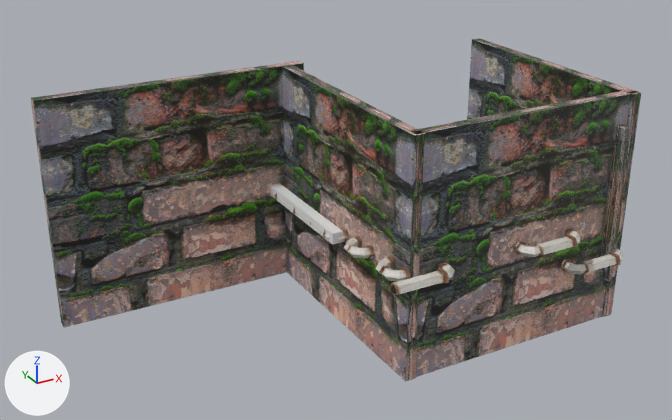
The Blender file Assets/Static Assets/Models/Levels and Props/Lvl1_Environment.blend as it was, and as the next commit left it.
Before and after are seen from a 50 mm camera at (-68.2, -135.5, 68.8) aimed at (1.3, -9.3, 5.7). Arrows for +X, +Y and +Z are at lower left; the lights stay in place.

Script lines for the objects in view, before the commit:
```python
me_cube_001 = bpy.data.meshes.new('Cube.001')
me_cube_001.from_pydata(...)  # a box spanning x -1.0..1.0, y -1.0..1.0, z -1.0..1.0
me_scene = bpy.data.meshes.new('Scene')
me_scene.from_pydata(...)  # a box spanning x -50.0..50.0, y -50.0..50.0, z -50.0..50.0
me_scene.materials.append(mat_paredmusgo)  # picture img_diffusecolor_texture
ob_cube = bpy.data.objects.new('Cube', me_cube_001)
ob_cube.location = (0.0, 0.0, 2.0)
ob_cube.scale = (1.0, 12.2, 1.0)
ob_madera__1 = bpy.data.objects.new('madera__1_', me_scene)
ob_madera__1.parent = ob_altura1
ob_madera__1.location = (4255.0, 890.2, 3149.0)
ob_madera__1.rotation_euler = (0.0, 0.0, -1.571)  # degrees (0, 0, -90)
ob_madera__1.scale = (22.8, 1.58, 1.99)
ob_pared2__1 = bpy.data.objects.new('Pared2__1_', me_scene)
ob_pared2__1.parent = ob_escenario
ob_pared2__1.location = (-1759.0, 463.3, -1320.0)
ob_pared2__1.rotation_euler = (0.0, 1.571, 0.0)  # degrees (0, 90, 0)
ob_pared2__1.scale = (2.0, 41.4, 48.0)
# also in view: 'Pared1' at (3.0, -9.2, 4.6); 'Pared2' at (24.3, -29.6, 4.6); 'Pared1__3_' at (45.1, -9.2, 4.6); 'Pipe_Long__4_' at (2.2, -33.4, 2.8)
```
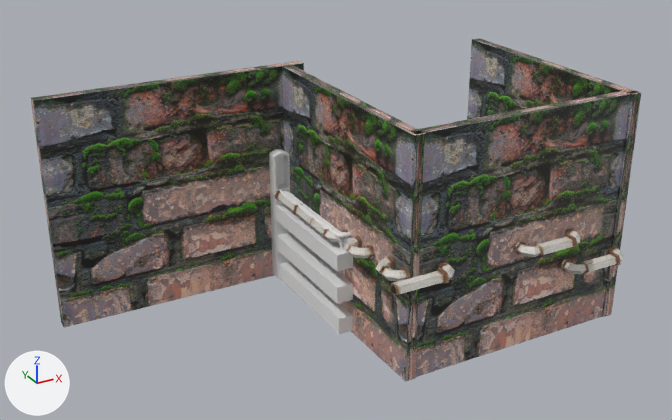
Changed parts and their boxes (x1, y1, x2, y2) in the pictures (672 x 420 px):
'Cube', reshaped, moved, rescaled (15% wider, 195% taller)
    before: (270, 183, 343, 245)
    after: (269, 149, 353, 334)
'madera__1_', hidden
    before: (601, 124, 632, 255)
'BezierCurve', added
    after: (279, 189, 351, 238)
'BezierCurve.002', added
    after: (283, 189, 346, 233)
'BezierCurve.001', added
    after: (287, 191, 351, 243)
'BezierCurve.003', added
    after: (340, 240, 344, 249)
'BezierCurve.004', added
    after: (339, 241, 346, 246)

Diff of the bpy script that builds the scene:
```diff
--- a/Assets/Static Assets/Models/Levels and Props/Lvl1_Environment.blend.py
+++ b/Assets/Static Assets/Models/Levels and Props/Lvl1_Environment.blend.py
@@ me_cube_001 @@
 # used by ob_cube; location = (0.0, 0.0, 2.0); scale = (1.0, 12.2, 1.0)
-me_cube_001.from_pydata(...)  # 8 vertices, 6 faces; spans x -1.0..1.0, y -1.0..1.0, z -1.0..1.0
+me_cube_001.from_pydata(...)  # 320 vertices, 318 faces; spans x -1.0..2.21, y -0.33..12.78, z -18.54..7.02
+# me_cube_001 part 1: 8 vertices removed from x -1.0..1.0, y -1.0..1.0, z -1.0..1.0; 320 vertices added at x -1.0..2.21, y -0.33..12.78, z -18.54..7.02
@@ cu_beziercurve_004 @@
+cu_beziercurve_004 = bpy.data.curves.new('BezierCurve.004', 'CURVE')
+cu_beziercurve_004.dimensions = '3D'
+_sp = cu_beziercurve_004.splines.new('BEZIER'); _sp.bezier_points.add(2)
+_sp.bezier_points.foreach_set('co', [1.188, -24.7, -0.159, 0.2, -23.09, -0.159, 0.226, 0.0, 0.0])
+_sp.bezier_points.foreach_set('handle_left', [1.889, -24.6, -0.159, 0.199, -23.8, -0.159, 0.206, -0.999, -0.0326])
+_sp.bezier_points.foreach_set('handle_right', [0.487, -24.79, -0.159, 0.202, -22.38, -0.159, 0.246, 0.999, 0.0326])
+for _p, _l, _r in zip(_sp.bezier_points, ['ALIGNED', 'ALIGNED', 'ALIGNED'], ['ALIGNED', 'ALIGNED', 'ALIGNED']): _p.handle_left_type = _l; _p.handle_right_type = _r
+_sp.order_u = 0
+_sp.order_v = 0
+cu_beziercurve_004.use_path = True
+cu_beziercurve_004.bevel_depth = 0.5
+cu_beziercurve_004.fill_mode = 'FULL'
@@ cu_beziercurve_003 @@
+cu_beziercurve_003 = bpy.data.curves.new('BezierCurve.003', 'CURVE')
+cu_beziercurve_003.dimensions = '3D'
+_sp = cu_beziercurve_003.splines.new('BEZIER'); _sp.bezier_points.add(3)
+_sp.bezier_points.foreach_set('co', [0.0, 8.436, 0.0, -0.0347, -13.16, 0.0, -0.0347, -13.97, -0.888, 1.595, -13.97, -1.493])
+_sp.bezier_points.foreach_set('handle_left', [0.0, 9.143, 0.0, -0.0347, -12.16, 0.0, -0.0461, -13.92, 0.0555, 2.595, -13.97, -1.493])
+_sp.bezier_points.foreach_set('handle_right', [0.0, 7.729, 0.0, -0.0347, -14.16, 0.0, -0.0211, -14.03, -2.016, -0.295, -13.97, -1.493])
+for _p, _l, _r in zip(_sp.bezier_points, ['ALIGNED', 'ALIGNED', 'ALIGNED', 'ALIGNED'], ['ALIGNED', 'ALIGNED', 'ALIGNED', 'ALIGNED']): _p.handle_left_type = _l; _p.handle_right_type = _r
+_sp.order_u = 0
+_sp.order_v = 0
+cu_beziercurve_003.use_path = True
+cu_beziercurve_003.bevel_depth = 0.25
+cu_beziercurve_003.fill_mode = 'FULL'
@@ cu_beziercurve_002 @@
+cu_beziercurve_002 = bpy.data.curves.new('BezierCurve.002', 'CURVE')
+cu_beziercurve_002.dimensions = '3D'
+_sp = cu_beziercurve_002.splines.new('BEZIER'); _sp.bezier_points.add(2)
+_sp.bezier_points.foreach_set('co', [0.0, 8.436, 0.0, -0.0347, -12.95, 0.0, 0.913, -14.13, 0.0])
+_sp.bezier_points.foreach_set('handle_left', [0.0, 9.143, 0.0, -0.0347, -11.95, 0.0, 0.913, -13.13, 0.0])
+_sp.bezier_points.foreach_set('handle_right', [0.0, 7.729, 0.0, -0.0347, -13.95, 0.0, 0.913, -15.13, 0.0])
+for _p, _l, _r in zip(_sp.bezier_points, ['ALIGNED', 'ALIGNED', 'ALIGNED'], ['ALIGNED', 'ALIGNED', 'ALIGNED']): _p.handle_left_type = _l; _p.handle_right_type = _r
+_sp.order_u = 0
+_sp.order_v = 0
+cu_beziercurve_002.use_path = True
+cu_beziercurve_002.bevel_depth = 0.25
+cu_beziercurve_002.fill_mode = 'FULL'
@@ cu_beziercurve_001 @@
+cu_beziercurve_001 = bpy.data.curves.new('BezierCurve.001', 'CURVE')
+cu_beziercurve_001.dimensions = '3D'
+_sp = cu_beziercurve_001.splines.new('BEZIER'); _sp.bezier_points.add(2)
+_sp.bezier_points.foreach_set('co', [1.188, -24.7, -0.159, 0.2, -23.09, -0.159, 0.226, 0.0, 0.0])
+_sp.bezier_points.foreach_set('handle_left', [1.889, -24.6, -0.159, 0.199, -23.8, -0.159, 0.206, -0.999, -0.0326])
+_sp.bezier_points.foreach_set('handle_right', [0.487, -24.79, -0.159, 0.202, -22.38, -0.159, 0.246, 0.999, 0.0326])
+for _p, _l, _r in zip(_sp.bezier_points, ['ALIGNED', 'ALIGNED', 'ALIGNED'], ['ALIGNED', 'ALIGNED', 'ALIGNED']): _p.handle_left_type = _l; _p.handle_right_type = _r
+_sp.order_u = 0
+_sp.order_v = 0
+cu_beziercurve_001.use_path = True
+cu_beziercurve_001.bevel_depth = 0.5
+cu_beziercurve_001.fill_mode = 'FULL'
@@ cu_beziercurve @@
+cu_beziercurve = bpy.data.curves.new('BezierCurve', 'CURVE')
+cu_beziercurve.dimensions = '3D'
+_sp = cu_beziercurve.splines.new('BEZIER'); _sp.bezier_points.add(2)
+_sp.bezier_points.foreach_set('co', [0.0, 0.0, 0.0, 0.0, -20.64, 0.0, 2.221, -22.74, 0.0])
+_sp.bezier_points.foreach_set('handle_left', [0.0478, 0.59, -0.00486, 0.0, -19.94, 0.0109, 0.492, -22.75, 0.0])
+_sp.bezier_points.foreach_set('handle_right', [-0.0572, -0.705, 0.0058, 0.0, -23.0, -0.0364, 2.928, -22.74, 0.0])
+for _p, _l, _r in zip(_sp.bezier_points, ['ALIGNED', 'ALIGNED', 'ALIGNED'], ['ALIGNED', 'ALIGNED', 'ALIGNED']): _p.handle_left_type = _l; _p.handle_right_type = _r
+_sp.order_u = 0
+_sp.order_v = 0
+cu_beziercurve.use_path = True
+cu_beziercurve.bevel_depth = 0.38
+cu_beziercurve.fill_mode = 'FULL'
@@ ob_madera__1 @@
 ob_madera__1.scale = (22.8, 1.58, 1.99)
+ob_madera__1.hide_set(True)
@@ ob_cube @@
 ob_cube = bpy.data.objects.new('Cube', me_cube_001)
-ob_cube.location = (0.0, 0.0, 2.0)
-ob_cube.scale = (1.0, 12.2, 1.0)
+ob_cube.location = (0.0, 11.9, 2.9)
+ob_cube.scale = (1.0, -2.02, 1.0)
@@ ob_beziercurve_004 @@
+ob_beziercurve_004 = bpy.data.objects.new('BezierCurve.004', cu_beziercurve_004)
+ob_beziercurve_004.location = (1.3, 11.3, 0.8)
@@ ob_beziercurve_003 @@
+ob_beziercurve_003 = bpy.data.objects.new('BezierCurve.003', cu_beziercurve_003)
+ob_beziercurve_003.location = (0.7, 1.7, 1.4)
@@ ob_beziercurve_002 @@
+ob_beziercurve_002 = bpy.data.objects.new('BezierCurve.002', cu_beziercurve_002)
+ob_beziercurve_002.location = (0.7, 1.7, 2.4)
@@ ob_beziercurve_001 @@
+ob_beziercurve_001 = bpy.data.objects.new('BezierCurve.001', cu_beziercurve_001)
+ob_beziercurve_001.location = (1.3, 11.3, 1.6)
@@ ob_beziercurve @@
+ob_beziercurve = bpy.data.objects.new('BezierCurve', cu_beziercurve)
+ob_beziercurve.location = (0.0, 10.1, 2.4)
```
